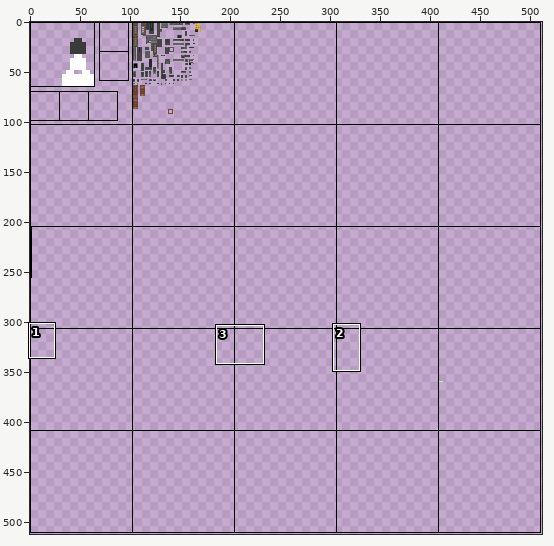
One commit to this sprite sheet: src/main/resources/assets/nukacraft/textures/guns/pistol10mm/pistol10mm.png. Above, an overview of the earlier version with the close-up marked.
Close-up. Before the commit:
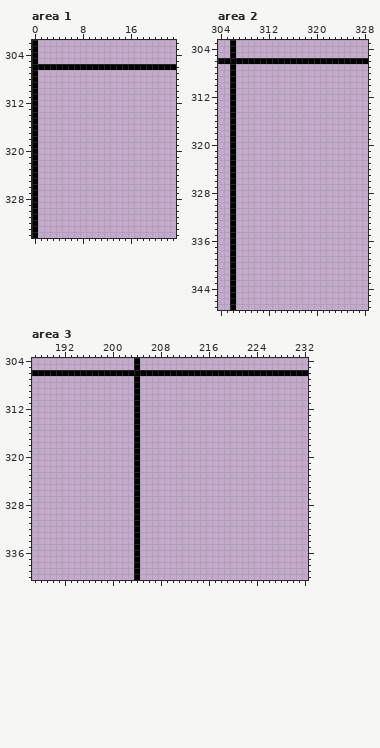
The file is 512x512 pixels. Colours within 5 levels of each other are drawn and written as one. Shown: area 1: x 0..23, y 302..334; area 2: x 304..328, y 303..347; area 3: x 187..232, y 304..340. The commit also changed other parts of the picture, which this record leaves out.
Once edited:
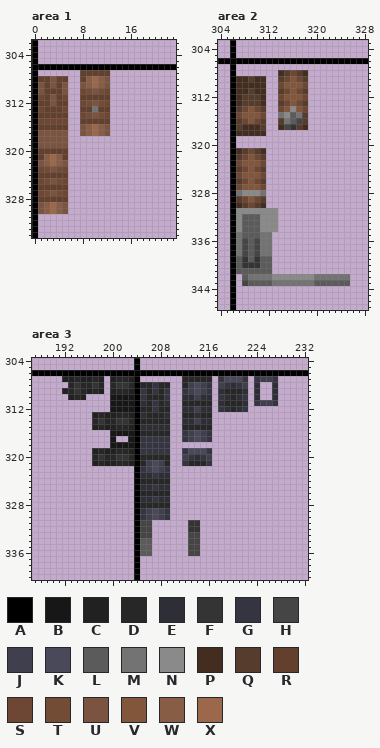
Palette (. is transparent): A #000000  B #181717  C #212121  D #272727  E #2e2e37  F #343434  G #353541  H #454545  J #3f3f4d  K #494959  L #5b5b5b  M #737373  N #8a8a8a  P #422d20  Q #563c2c  R #62402d  S #6d4733  T #734c36  U #7a5440  V #82563b  W #885d46  X #9c684b
Change:
Area 1:
y 307: x 8..12 ..... -> RRRRR
y 308: x 1..5 ..... -> RRURR; x 8..12 ..... -> RWXWU
y 309: x 1..5 ..... -> URURU; x 8..12 ..... -> UWXWU
y 310: x 1..5 ..... -> URRRU; x 8..12 ..... -> STUTS
y 311: x 1..5 ..... -> SRURS; x 8..12 ..... -> RRRRR
y 312: x 1..5 ..... -> RRURR; x 8..12 ..... -> STUTS
y 313: x 1..5 ..... -> SRRRS; x 8..12 ..... -> RRMRR
y 314: x 1..5 ..... -> RRRRR; x 8..12 ..... -> STUTS
y 315: x 1..5 ..... -> SSSSS; x 8..12 ..... -> RRRRR
y 316: x 1..5 ..... -> RRRRR; x 8..12 ..... -> UWXWU
y 317: x 1..5 ..... -> UUUUU; x 8..12 ..... -> UWXWU
y 318..319: x 1..5 ..... -> UUUUU
y 320: x 1..5 ..... -> RRRRR
y 321: x 1..5 ..... -> RWXWR
y 322: x 1..5 ..... -> UWXWU
y 323: x 1..5 ..... -> STUTS
y 324: x 1..5 ..... -> RRRRR
y 325: x 1..5 ..... -> STUTS
y 326: x 1..5 ..... -> RRRRR
y 327: x 1..5 ..... -> STUTS
y 328: x 1..5 ..... -> RRRRR
y 329..330: x 1..5 ..... -> UWXWU
Area 2:
y 308: x 314..318 ..... -> PQSQP
y 309: x 307..311 ..... -> PPQPP; x 314..318 ..... -> QSVSQ
y 310: x 307..311 ..... -> PPPPP; x 314..318 ..... -> SVVVS
y 311: x 307..311 ..... -> PPQPP; x 314..318 ..... -> QSVSQ
y 312: x 307..311 ..... -> PQQQP; x 314..318 ..... -> SVVVS
y 313: x 307..311 ..... -> PQQQP; x 314..318 ..... -> QSVSQ
y 314: x 307..311 ..... -> QSVSQ; x 314..318 ..... -> SVNVS
y 315: x 307..311 ..... -> SVVVS; x 314..318 ..... -> MNLMQ
y 316: x 307..311 ..... -> QSVSQ; x 314..318 ..... -> QMLHQ
y 317: x 307..311 ..... -> QPPPQ; x 314..318 ..... -> PHFQP
y 318: x 307..311 ..... -> PPPPP
y 321: x 307..311 ..... -> PQSQP
y 322: x 307..311 ..... -> QSVSQ
y 323: x 307..311 ..... -> SVVVS
y 324: x 307..311 ..... -> QSVSQ
y 325: x 307..311 ..... -> SVVVS
y 326: x 307..311 ..... -> QSVSQ
y 327: x 307..311 ..... -> SVVVS
y 328: x 307..311 ..... -> MNNNM
y 329: x 307..311 ..... -> QSVSQ
y 330: x 307..311 ..... -> PQSQP
y 331: x 307..313 ....... -> NNNNNNN
y 332..334: x 307..313 ....... -> NLLLNNN
y 335: x 307..312 ...... -> MLLLMM
y 336..338: x 307..312 ...... -> MHLHMM
y 339: x 307..312 ...... -> LFLFLL
y 340: x 307..312 ...... -> LFFFLL
y 341: x 307..312 ...... -> LLLLLL
y 342: x 308..325 .................. -> LMMMMNNNNNNNMMMMMM
y 343: x 308..325 .................. -> HLLLLMMMMMMMLLLLLL
Area 3:
y 307: x 192..198 ....... -> CCDCCDC; x 200..203 .... -> CDDC; x 212..216 ..... -> DDDDD; x 218..222 ..... -> GKKKG; x 224..227 .... -> GJJG
y 308: x 193..198 ...... -> DFDDFD; x 200..203 .... -> DFFD; x 205..209 ..... -> DDGDD; x 212..216 ..... -> DJKJG; x 218..222 ..... -> JGEGJ; x 224 . -> E; x 227 . -> E
y 309: x 192..198 ....... -> CDFDCDC; x 200..203 .... -> CDDC; x 205..209 ..... -> GDGDG; x 212..216 ..... -> GJKJG; x 218..222 ..... -> EDDDE; x 224 . -> E; x 227 . -> E
y 310: x 193..195 ... -> CDC; x 200..203 .... -> BBBB; x 205..209 ..... -> GDDDG; x 212..216 ..... -> EEJEE; x 218..222 ..... -> GEDEG; x 224 . -> E; x 227 . -> E
y 311: x 200..203 .... -> BBBB; x 205..209 ..... -> EDGDE; x 212..216 ..... -> DDDDD; x 218..222 ..... -> EDDDE; x 224..227 .... -> GJJG
y 312: x 200..203 .... -> BBBB; x 205..209 ..... -> DDGDD; x 212..216 ..... -> EEJEE; x 218..222 ..... -> GEDEG
y 313: x 197..203 ....... -> CDCCDDC; x 205..209 ..... -> EDDDE; x 212..216 ..... -> DDEDD
y 314: x 197..203 ....... -> DFDDFFD; x 205..209 ..... -> DDDDD; x 212..216 ..... -> EEJEE
y 315: x 197..203 ....... -> CDCCDDC; x 205..209 ..... -> EEEEE; x 212..216 ..... -> DDDDD
y 316: x 200..203 .... -> BBBB; x 205..209 ..... -> DDDDD; x 212..216 ..... -> GJKJG
y 317: x 200 . -> B; x 203 . -> B; x 205..209 ..... -> GGGGG; x 212..216 ..... -> GJKJG
y 318: x 200..203 .... -> BBBB; x 205..209 ..... -> GGGGG
y 319: x 197..203 ....... -> CDCCDDC; x 205..209 ..... -> GGGGG; x 212..216 ..... -> GKKKG
y 320: x 197..203 ....... -> DFDDFFD; x 205..209 ..... -> DDDDD; x 212..216 ..... -> JGEGJ
y 321: x 197..203 ....... -> CDCCDDC; x 205..209 ..... -> DJKJD; x 212..216 ..... -> GDDDG
y 322: x 205..209 ..... -> GJKJG
y 323: x 205..209 ..... -> EEGEE
y 324: x 205..209 ..... -> DDDDD
y 325: x 205..209 ..... -> EEGEE
y 326: x 205..209 ..... -> DDDDD
y 327: x 205..209 ..... -> EEGEE
y 328: x 205..209 ..... -> DDDDD
y 329..330: x 205..209 ..... -> GJKJG
y 331..332: x 205..206 .. -> HH; x 213..214 .. -> FF
y 333: x 205..206 .. -> HH; x 213..214 .. -> HH
y 334..336: x 205..206 .. -> LL; x 213..214 .. -> HH
